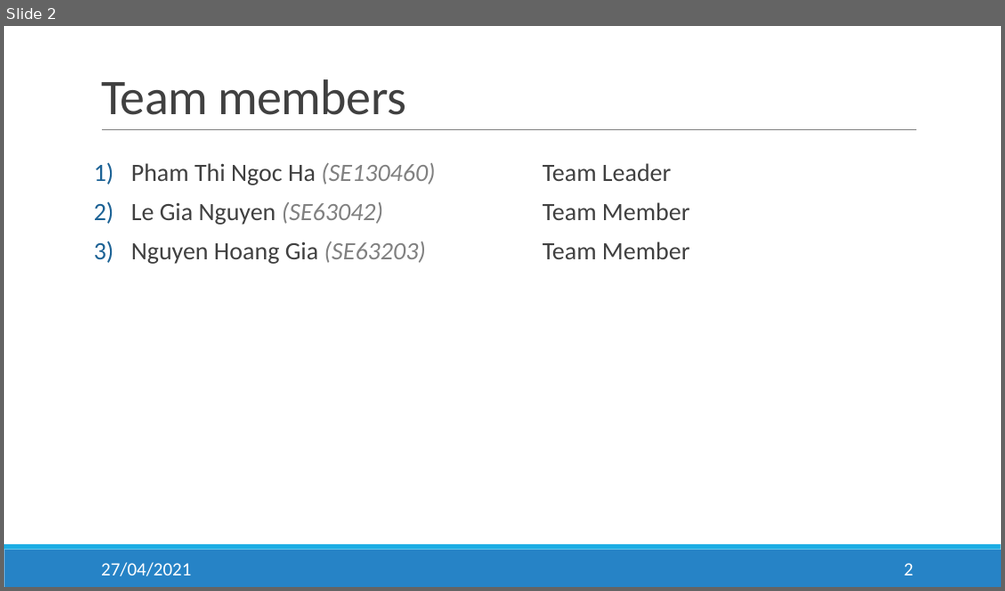
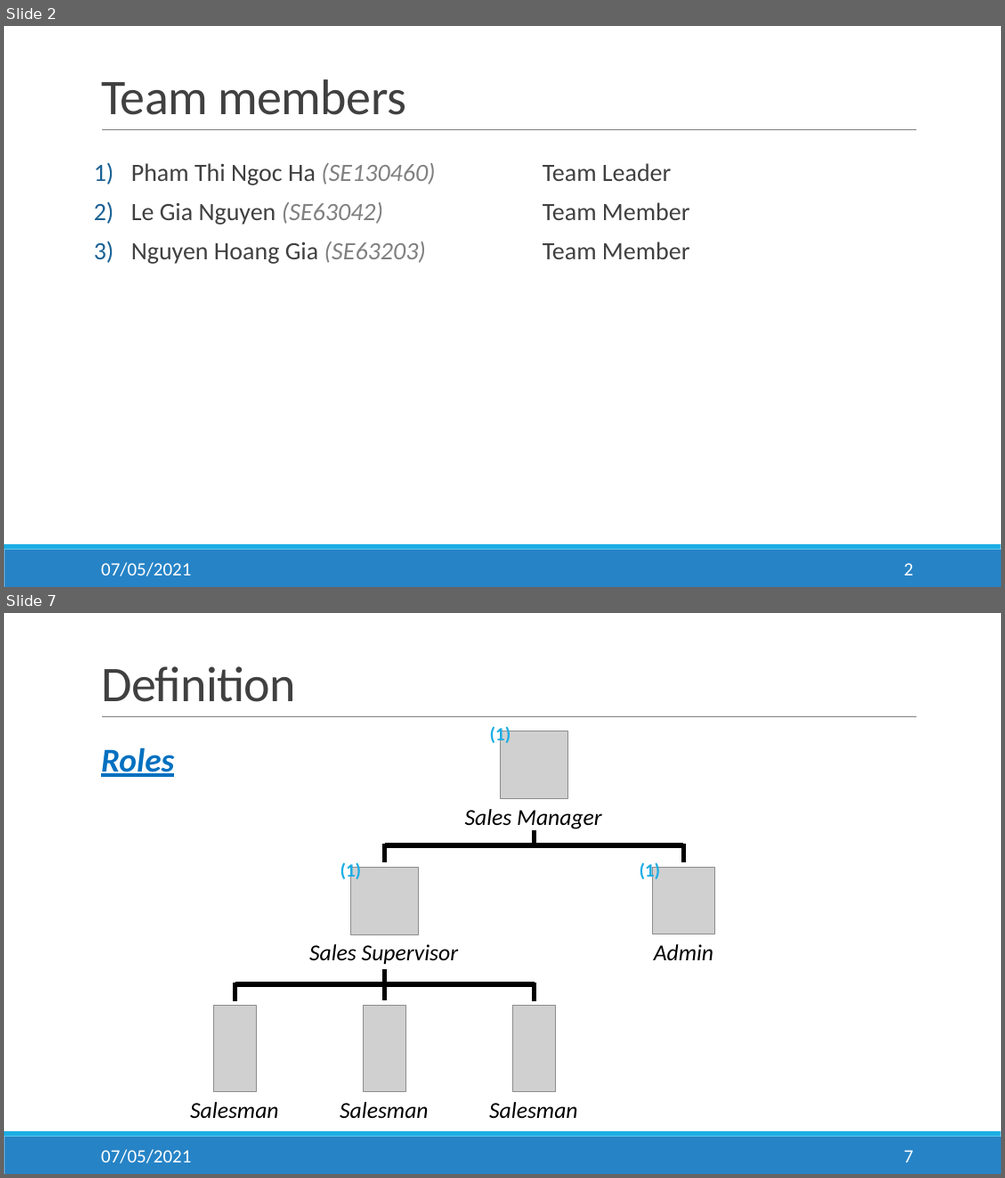
Before and after one commit to salesmgt/documentation, a slide deck: presentations/Slides.pptx. Shown one above the other, each under a label of ours: slide 2 before the commit, slides 2 and 7 after it; the slides between them are not shown. The pictures are 1005x591 and 1005x1178 pixels, drawn with LibreOffice and Linux fonts; fonts in the diff are those of the drawing; grey boxes stand for pictures. Boxes give left, top, right and bottom in pixels: in the first picture for what was removed or moved away, otherwise in the second. Text is boxed around its words. In the diff, an @@ line names an element or a change of style, - is before the commit and + after.

```diff
--- a/presentations/Slides.pptx
+++ b/presentations/Slides.pptx
@@ slide 7 added at bbox=[4, 613, 1001, 1174], background #FFFFFF; not listed: 3 template elements that a slide beside it also shows @@
@@ title added at bbox=[101, 666, 296, 702], 48 pt, text #404040 @@
+Definition
@@ text added at bbox=[490, 725, 511, 747], 18 pt, text #1CADE4, bold @@
+(1)
@@ picture added at bbox=[501, 731, 568, 798] @@
@@ text added at bbox=[101, 747, 174, 777], 32 pt, text #0070C0, bold, italic, underline @@
+Roles
@@ text added at bbox=[465, 809, 602, 829], 22 pt, text #000000, italic @@
+Sales Manager
@@ group added at bbox=[385, 831, 684, 862]: 4 lines @@
@@ text added at bbox=[340, 860, 362, 882], 18 pt, text #1CADE4, bold @@
+(1)
@@ picture added at bbox=[351, 868, 418, 934] @@
@@ text added at bbox=[639, 860, 661, 882], 18 pt, text #1CADE4, bold @@
+(1)
@@ picture added at bbox=[653, 867, 715, 933] @@
@@ text added at bbox=[309, 944, 458, 964], 22 pt, text #000000, italic @@
+Sales Supervisor
@@ text added at bbox=[654, 944, 713, 960], 22 pt, text #000000, italic @@
+Admin
@@ group added at bbox=[235, 969, 534, 1001]: 5 lines @@
@@ picture added at bbox=[213, 1005, 256, 1092] @@
@@ picture added at bbox=[363, 1005, 405, 1092] @@
@@ picture added at bbox=[512, 1005, 555, 1092] @@
@@ text added at bbox=[190, 1102, 278, 1118], 22 pt, text #000000, italic @@
+Salesman
@@ text added at bbox=[340, 1102, 428, 1118], 22 pt, text #000000, italic @@
+Salesman
@@ text added at bbox=[489, 1102, 577, 1118], 22 pt, text #000000, italic @@
+Salesman
@@ text added at bbox=[101, 1149, 191, 1163], 18 pt, text #FFFFFF @@
+07/05/2021
@@ page number added at bbox=[904, 1150, 914, 1162], 18 pt, text #FFFFFF @@
+7
@@ slide 2 changed as well @@
@@ text at bbox=[101, 562, 191, 576]: text changed @@
-27/04/2021
+07/05/2021
```
Also in this commit, not shown: 14 other slides changed, 14 other slides added, 3 slides removed, 1 other file.
